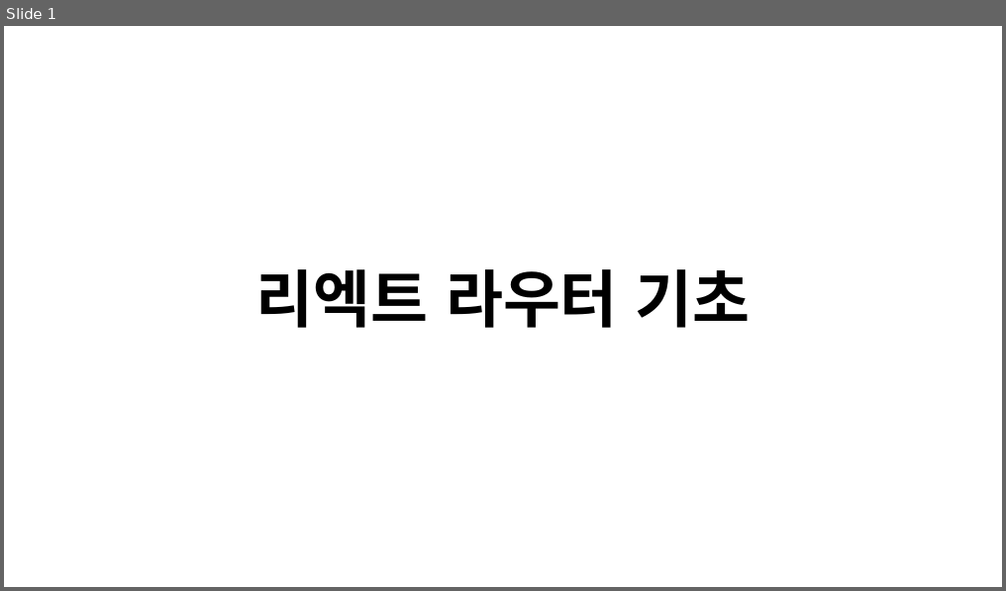
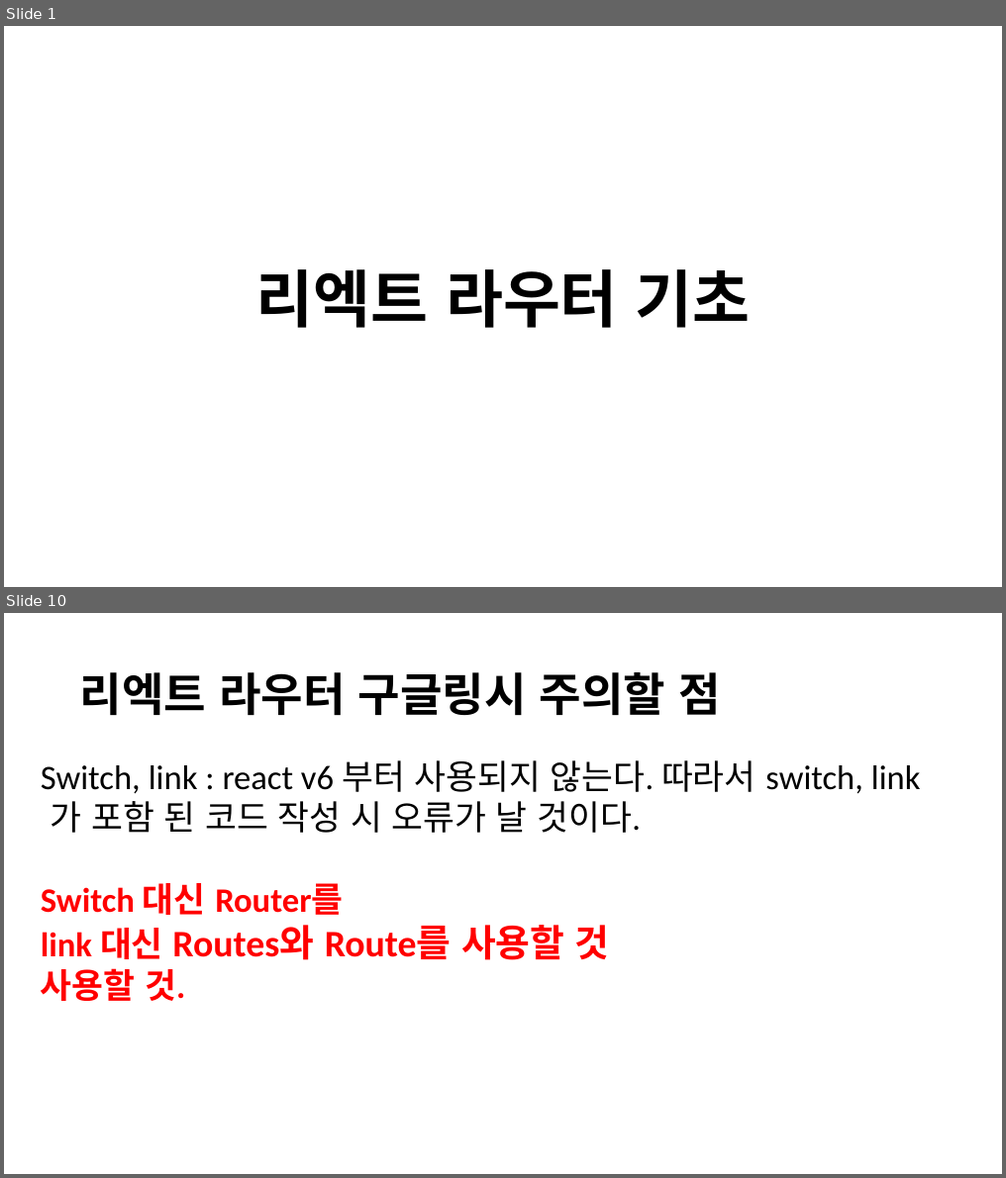
Before and after one commit to Profitah/DoFarming_DOC, a slide deck: 웹관련/리엑트 라우터 기초.pptx. Shown one above the other, each under a label of ours: slide 1 before the commit, slides 1 and 10 after it; the slides between them are not shown. The pictures are 1006x591 and 1006x1178 pixels, drawn with LibreOffice and Linux fonts; fonts in the diff are those of the drawing. Boxes give left, top, right and bottom in pixels: in the first picture for what was removed or moved away, otherwise in the second. Text is boxed around its words. In the diff, an @@ line names an element or a change of style, - is before the commit and + after.

Commit message:
리엑트 라우터 v2

```diff
--- a/웹관련/리엑트 라우터 기초.pptx
+++ b/웹관련/리엑트 라우터 기초.pptx
@@ slide 10 added at [4, 613, 1002, 1174], background #FFFFFF @@
@@ title added at [80, 672, 720, 715], 44 pt, text #000000, bold @@
+리엑트 라우터 구글링시 주의할 점
@@ text added at [41, 761, 921, 1001], 33 pt, text #000000 @@
+Switch, link : react v6 부터 사용되지 않는다. 따라서 switch, link
+가 포함 된 코드 작성 시 오류가 날 것이다.
+Switch 대신 Router를
+link 대신 Routes와 Route를 사용할 것
+사용할 것.
```
Also in this commit, not shown: 3 slides changed, 5 other slides added, 5 other files.
